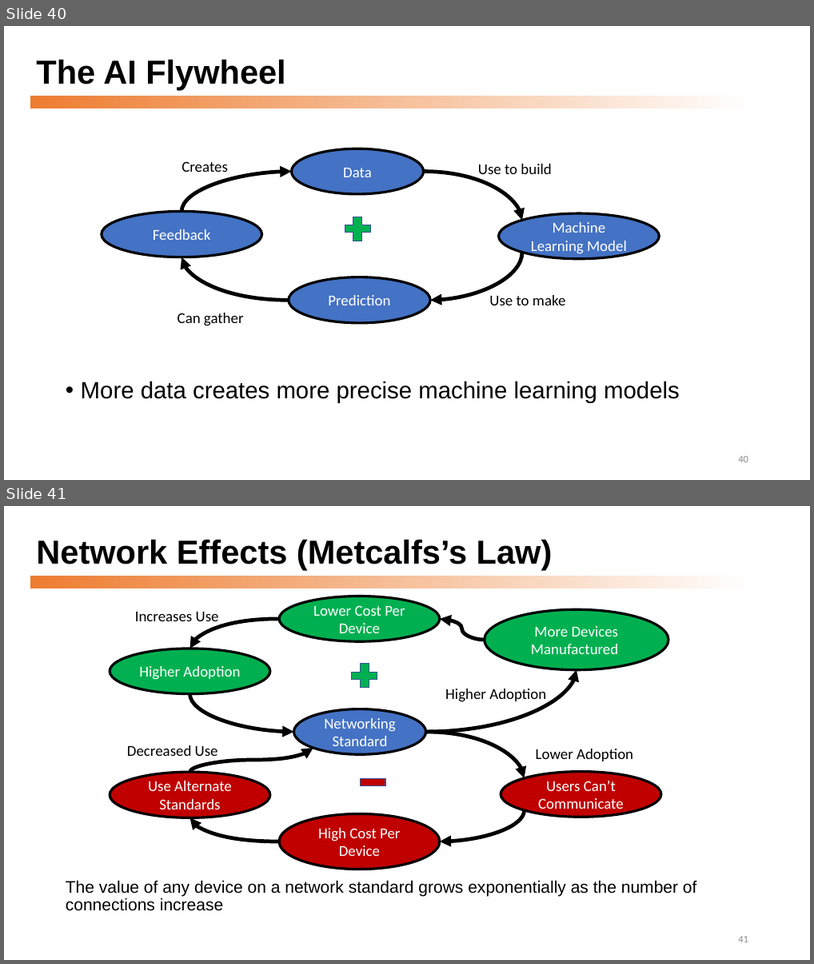
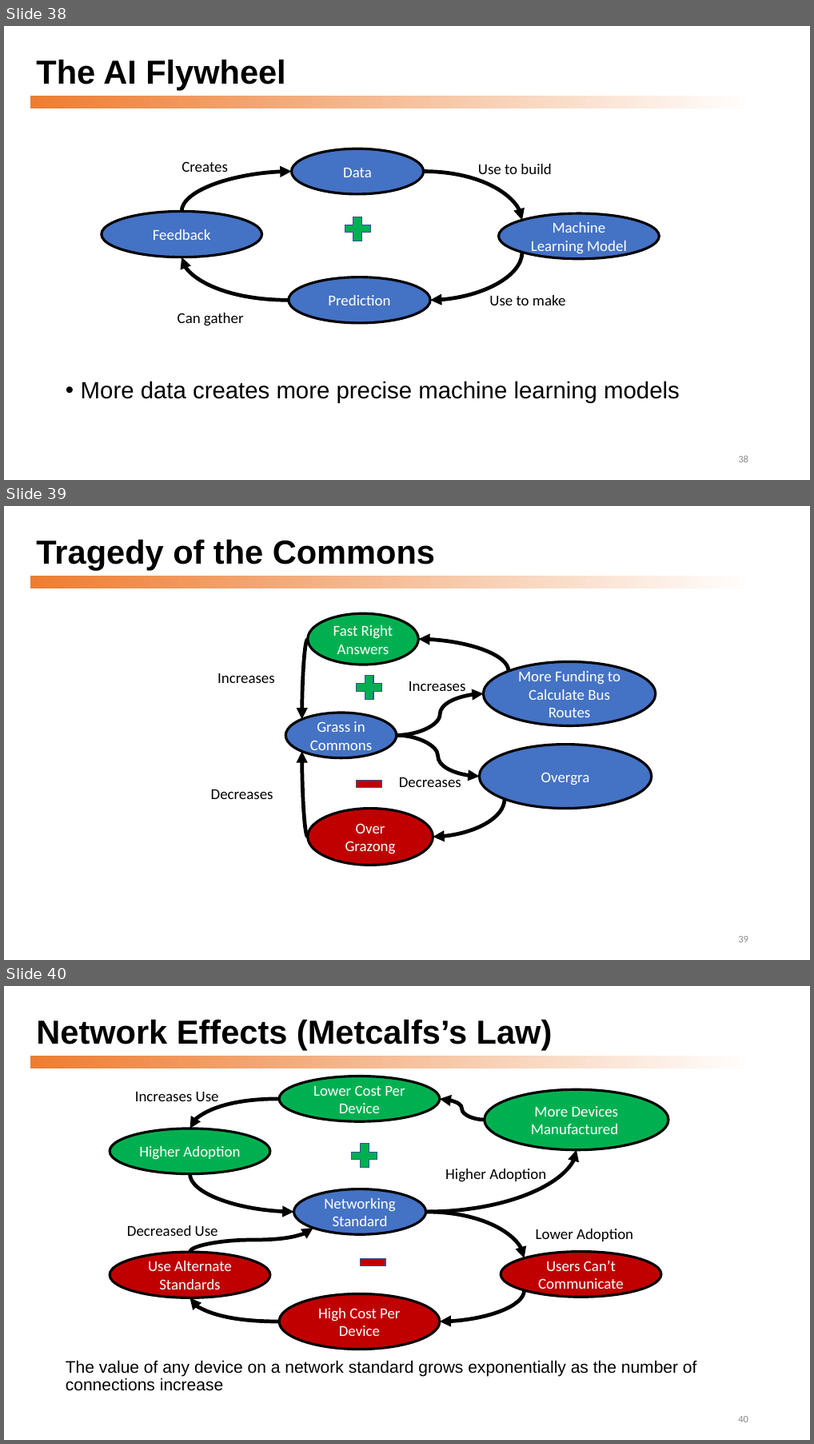
Before and after one commit to dmccreary/graph-systems-thinking, a slide deck: presentations/Graph-Systems-Thinking-Half-Day-Workshop.pptx. Shown one above the other, each under a label of ours: slides 40 and 41 before the commit, slides 38, 39 and 40 after it. The pictures are 814x964 and 814x1444 pixels, drawn with LibreOffice and Linux fonts; fonts in the diff are those of the drawing. Boxes give left, top, right and bottom in pixels: in the first picture for what was removed or moved away, otherwise in the second. Text is boxed around its words. In the diff, an @@ line names an element or a change of style, - is before the commit and + after.

```diff
--- a/presentations/Graph-Systems-Thinking-Half-Day-Workshop.pptx
+++ b/presentations/Graph-Systems-Thinking-Half-Day-Workshop.pptx
@@ slide 39 added at (4, 506, 810, 960), background #FFFFFF; not listed: 1 template element that a slide beside it also shows @@
@@ title added at (36, 540, 435, 570), 39.6 pt, text #000000, bold @@
+Tragedy of the Commons
@@ ellipse added at (308, 614, 418, 664), fill #00B050, outline #000000 3 pt, 18 pt, text #FFFFFF @@
+Fast Right Answers
@@ curved arrow added from (308, 639) to (302, 719), #000000 4.5 pt @@
@@ curved arrow added from (509, 671) to (419, 639), #000000 4.5 pt @@
@@ text added at (218, 673, 275, 683), 18 pt, text #000000 @@
+Increases
@@ ellipse added at (484, 661, 656, 725), fill #4472C4, outline #000000 3 pt, 18 pt, text #FFFFFF @@
+More Funding to Calculate Bus Routes
@@ plus added at (357, 675, 382, 699), fill #00B050, outline #325491 1 pt @@
@@ curved arrow added from (397, 736) to (484, 693), #000000 4.5 pt @@
@@ text added at (409, 681, 466, 696), 18 pt, text #000000 @@
+Increases
@@ ellipse added at (286, 712, 397, 758), fill #4472C4, outline #000000 3 pt, 18 pt, text #FFFFFF @@
+Grass in
+Commons
@@ curved arrow added from (397, 736) to (479, 776), #000000 4.5 pt @@
@@ ellipse added at (479, 744, 652, 808), fill #4472C4, outline #000000 3 pt, 18 pt, text #FFFFFF @@
+Overgra
@@ curved arrow added from (308, 836) to (302, 751), #000000 4.5 pt @@
@@ text added at (211, 789, 274, 799), 18 pt, text #000000 @@
+Decreases
@@ rectangle added at (357, 780, 382, 788), fill #C00000, outline #325491 1 pt @@
@@ text added at (399, 775, 462, 787), 18 pt, text #000000 @@
+Decreases
@@ ellipse added at (308, 808, 433, 864), fill #C00000, outline #000000 3 pt, 18 pt, text #FFFFFF @@
+Over Grazong
@@ curved arrow added from (505, 799) to (434, 836), #000000 4.5 pt @@
@@ page number added at (738, 936, 749, 942), 12 pt, text #8C8C8C @@
+39
@@ what was slide 40 is now slide 38 @@
@@ page number at (738, 455, 749, 462): text changed @@
-40
+38
@@ what was slide 41 is now slide 40 @@
@@ page number at (738, 1416, 749, 1422): text changed @@
-41
+40
```
Also in this commit, not shown: 6 slides changed, 3 slides removed, 6 other files.
